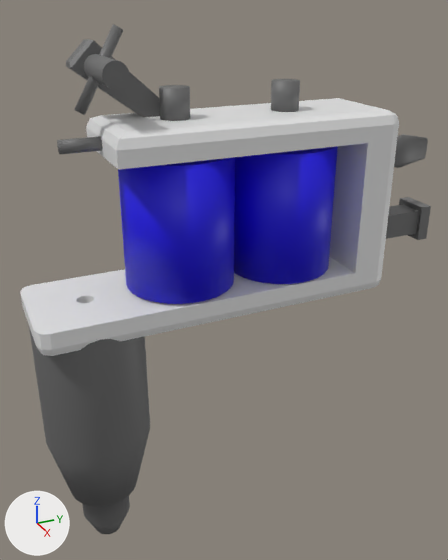
Renders of the Blender file Assets/Models/Gun.blend from each side of a commit.
Before and after are seen from a camera (50 mm lens) standing at (9.95, -1.8, 6.35) and looking at (-0.24, 2.78, 1.25). Arrows for +X, +Y and +Z are at lower left; the lights stay in place.
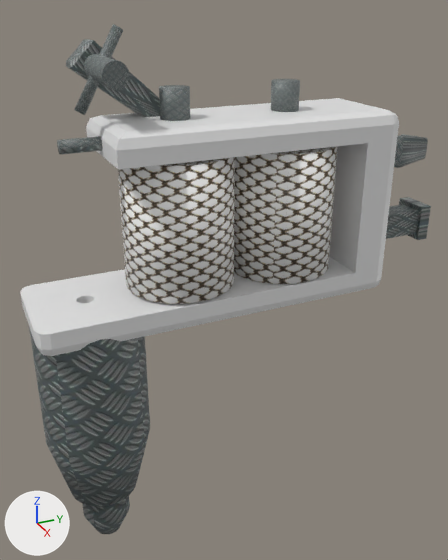
What differs and where, as boxes [x1, y1, x2, y2] in the pictures (448 x 560 px):
```json
{"object": "Cylinder", "change": "surface changed", "before": [34, 28, 431, 528], "after": [34, 28, 431, 528], "on screen": "blue to grey"}
```

Edits to the scene script, one JSON object a line:
```json
{"op": "add", "block": "img_1_8_aluminum_alloy_500x5002_png", "code": ["img_1_8_aluminum_alloy_500x5002_png = load_image('1-8-aluminum-alloy_500x5002.png', '../Materials/1-8-aluminum-alloy_500x5002.png', 500, 500, 'sRGB')"]}
{"op": "remove", "block": "mat_coilmetal", "code": "mat_coilmetal.base_color = (0.00722, 0.0, 0.8)  # blue #1400e7"}
{"op": "add", "block": "mat_coilmetal", "code": "mat_coilmetal.texture = img_1_8_aluminum_alloy_500x5002_png"}
```
